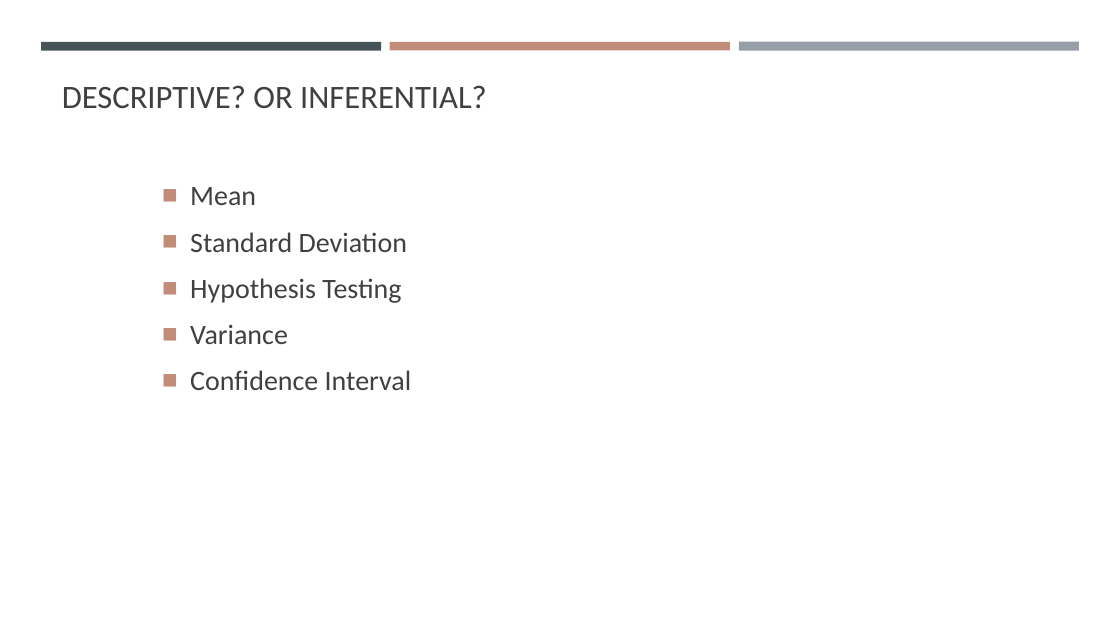
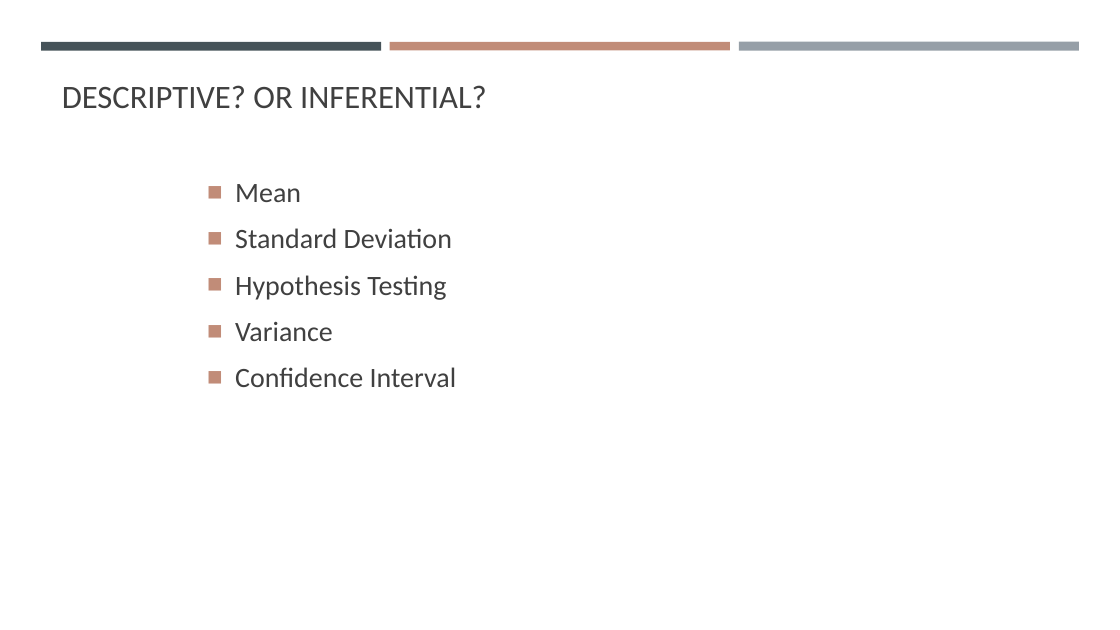
Before and after one commit to gisynw/geog-247, a slide deck: slide 7 of docs/Lectures/Week02/Week02_InferentialStas.pptx. Drawn at 1120x630 pixels with LibreOffice and Linux fonts; fonts in the diff are those of the drawing. Boxes give left, top, right and bottom in pixels: in the first picture for what was removed or moved away, otherwise in the second. Text is boxed around its words. In the diff, an @@ line names an element or a change of style, - is before the commit and + after.

```diff
--- a/docs/Lectures/Week02/Week02_InferentialStas.pptx
+++ b/docs/Lectures/Week02/Week02_InferentialStas.pptx
@@ text "Mean": place and size @@
-text "Mean" at (190, 187, 412, 390)
+text "Mean" at (235, 184, 457, 387)
```
Also in this commit, not shown: 5 other slides changed, 2 slides added, 6 other files.
